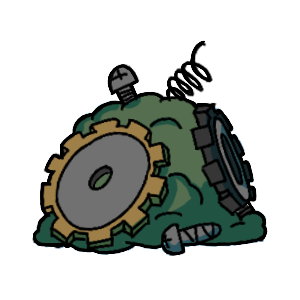
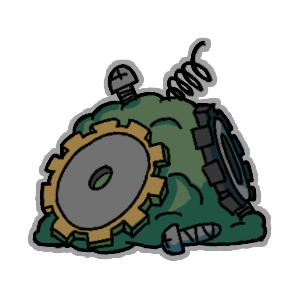
The second (300, 300) image is a revision of the first. Changes to its layers:
pixels changed over [27, 37, 272, 261] (layer not identified)
